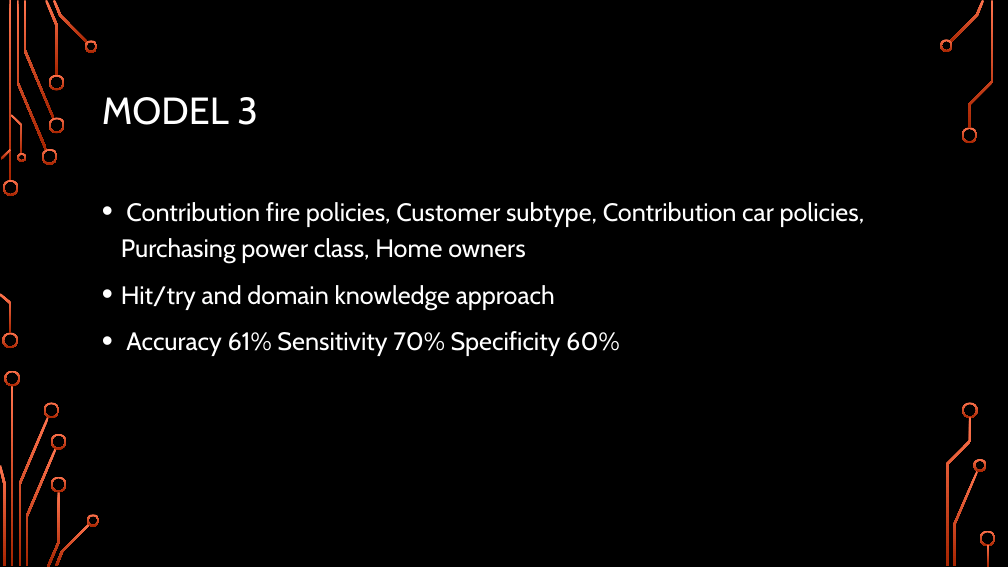
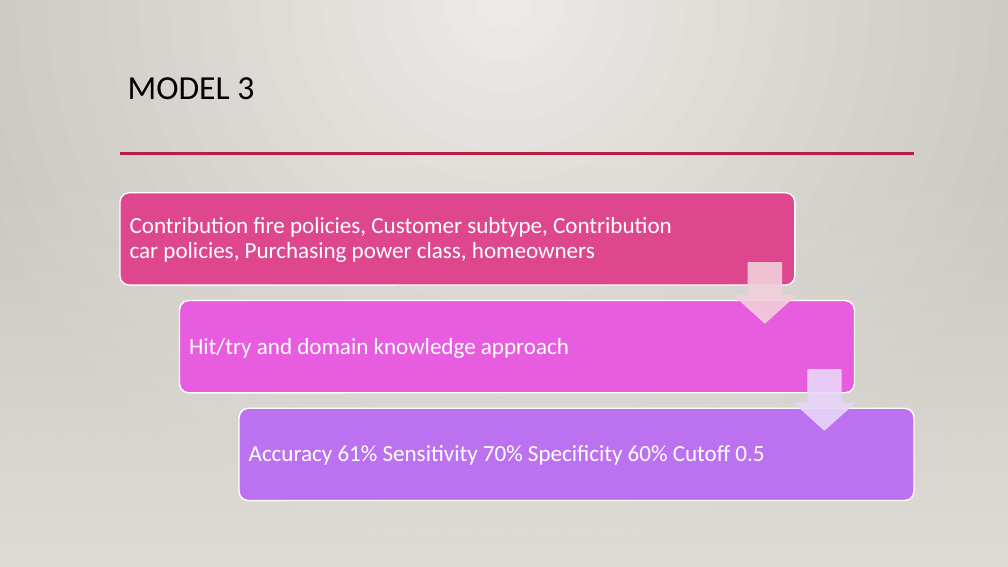
Before and after one commit to karimkhamwani/data-mining, a slide deck: slide 12 of Caravan.pptx (slide 11 before the commit). Drawn at 1008x567 pixels with LibreOffice and Linux fonts; fonts in the diff are those of the drawing; background and template pictures are left out. Boxes give left, top, right and bottom in pixels: in the first picture for what was removed or moved away, otherwise in the second. Text is boxed around its words. In the diff, an @@ line names an element or a change of style, - is before the commit and + after.

```diff
--- a/Caravan.pptx
+++ b/Caravan.pptx
@@ background picture (left out) to gradient #ECEAE7 to #CAC7C1 @@
@@ rectangle added at bbox=[0, 0, 1008, 567], fill gradient #ECEAE7 to #CAC7C1 @@
@@ title "MODEL 3": place and size @@
-title "MODEL 3" at bbox=[102, 97, 258, 125]
+title "MODEL 3" at bbox=[128, 77, 254, 100]
@@ title "MODEL 3" at bbox=[128, 77, 254, 100]: size 36 to 32 pt, font Cabin to Calibri, text colour #FFFFFF to #000000; vertical alignment middle to top @@
@@ rectangle added at bbox=[0, 167, 1008, 507], fill gradient #DFDBD5 @@
@@ rectangle added at bbox=[0, 167, 1008, 567], fill gradient #DFDBD5 @@
@@ line added from (120, 153) to (915, 153), #B71E42 2.5 pt @@
@@ line added from (120, 154) to (914, 154), #B71E42 2.5 pt @@
@@ text removed at bbox=[121, 202, 865, 356] @@
-• Contribution fire policies, Customer subtype, Contribution car policies, Purchasing power class, Home owners
-• Hit/try and domain knowledge approach
-• Accuracy 61% Sensitivity 70% Specificity 60%
@@ group added at bbox=[120, 193, 914, 501]: 3 rounded rectangles, 3 texts, 2 down arrows @@
+Contribution fire policies, Customer subtype, Contribution car policies, Purchasing power class, homeowners
+Hit/try and domain knowledge approach
+Accuracy 61% Sensitivity 70% Specificity 60% Cutoff 0.5
@@ line added from (0, 507) to (1008, 507), #000001 1 pt @@
@@ group removed at bbox=[0, 0, 996, 567]: 33 freeform shapes, 3 rectangles @@
```
Also in this commit, not shown: 11 other slides changed, 1 slide added, 1 slide removed, 1 other file.
